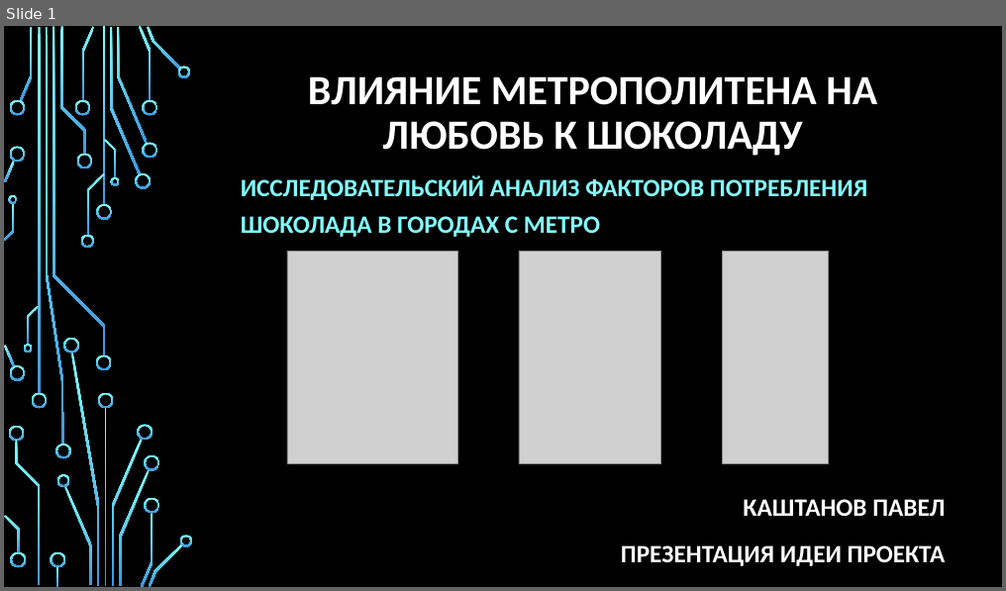
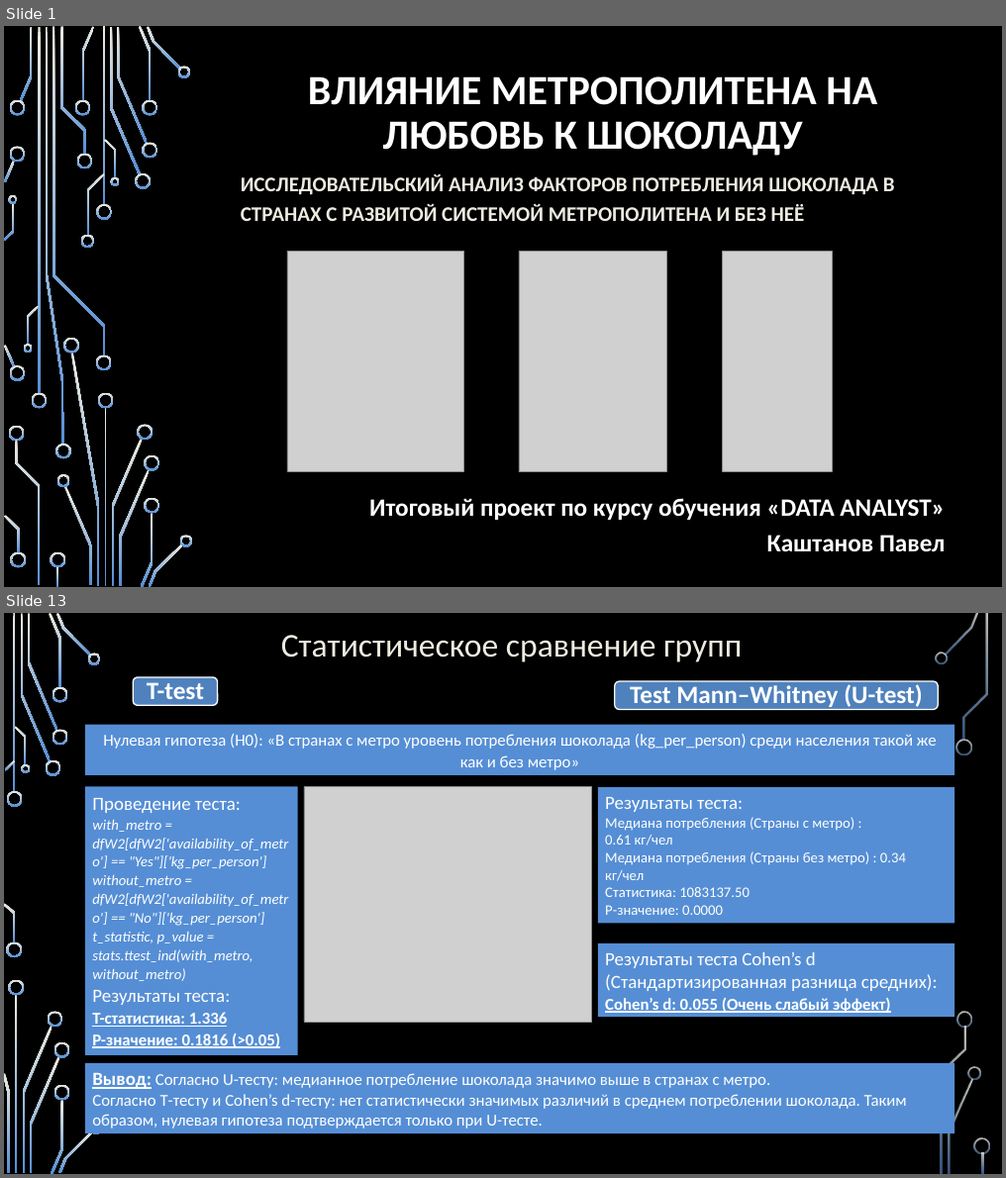
Before and after one commit to Paskored/Data-Analyst-Project_Kashtanov, a slide deck: Итоговая Презентация/Презентация 1.pptx. Shown one above the other, each under a label of ours: slide 1 before the commit, slides 1 and 13 after it; the slides between them are not shown. The pictures are 1006x591 and 1006x1178 pixels, drawn with LibreOffice and Linux fonts; fonts in the diff are those of the drawing; grey boxes stand for pictures; background and template pictures are left out. Boxes give left, top, right and bottom in pixels: in the first picture for what was removed or moved away, otherwise in the second. Text is boxed around its words. In the diff, an @@ line names an element or a change of style, - is before the commit and + after.

```diff
--- a/Итоговая Презентация/Презентация 1.pptx
+++ b/Итоговая Презентация/Презентация 1.pptx
@@ slide 13 added at [4, 613, 1002, 1174], background picture (left out) @@
@@ text added at [281, 635, 742, 663], 32 pt, text #EEECE1 @@
+Статистическое сравнение групп
@@ rounded rectangle added at [133, 677, 218, 706], fill #4F81BD, outline #FFFFFF 1.25 pt @@
@@ text added at [147, 682, 204, 705], 24 pt, text #FFFFFF, bold @@
+T-test
@@ rounded rectangle added at [615, 681, 939, 710], fill #4F81BD, outline #FFFFFF 1.25 pt @@
@@ text added at [630, 684, 922, 707], 24 pt, text #FFFFFF, bold @@
+Test Mann–Whitney (U-test)
@@ rectangle added at [85, 725, 954, 775], fill #558ED5, 16 pt, text #FFFFFF @@
+Нулевая гипотеза (H0): «В странах с метро уровень потребления шоколада (kg_per_person) среди населения такой же как и без метро»
@@ rectangle added at [85, 786, 297, 1056], fill #558ED5, 14 pt, text #FFFFFF, italic @@
+Проведение теста:
+with_metro = dfW2[dfW2['availability_of_metro'] == "Yes"]['kg_per_person']
+without_metro = dfW2[dfW2['availability_of_metro'] == "No"]['kg_per_person']
+t_statistic, p_value = stats.ttest_ind(with_metro, without_metro)
+Результаты теста:
+T-статистика: 1.336
+P-значение: 0.1816 (>0.05)
@@ picture added at [304, 786, 592, 1023] @@
@@ rectangle added at [598, 787, 954, 924], fill #558ED5, 14 pt, text #FFFFFF @@
+Результаты теста:
+Медиана потребления (Страны с метро) :
+0.61 кг/чел
+Медиана потребления (Страны без метро) : 0.34 кг/чел
+Статистика: 1083137.50
+Р-значение: 0.0000
@@ rectangle added at [598, 944, 954, 1017], fill #558ED5, 18 pt, text #FFFFFF @@
+Результаты теста Cohen’s d (Стандартизированная разница средних):
+Cohen’s d: 0.055 (Очень слабый эффект)
@@ rectangle added at [85, 1063, 954, 1134], fill #558ED5, 16 pt, text #FFFFFF @@
+Вывод: Согласно U-тесту: медианное потребление шоколада значимо выше в странах с метро.
+Согласно T-тесту и Cohen’s d-тесту: нет статистически значимых различий в среднем потреблении шоколада. Таким образом, нулевая гипотеза подтверждается только при U-тесте.
@@ group added at [4, 613, 990, 1174]: 33 freeform shapes, 3 rectangles @@
@@ slide 1 changed as well @@
@@ fill gradient #82FFFF to #3D97DE to gradient #EEECE1 to #558ED5 in 54 elements at [96, 204, 112, 220], [96, 356, 112, 372], [38, 27, 40, 393], [31, 393, 47, 408], [20, 27, 33, 101], [110, 28, 141, 174], [135, 174, 151, 189], [117, 27, 148, 144], [139, 26, 152, 101], [142, 142, 157, 158], [142, 100, 157, 116], [147, 27, 181, 70], [177, 66, 191, 77], [82, 27, 94, 101], [75, 100, 91, 116], [76, 154, 92, 169], [64, 486, 92, 586], [57, 474, 70, 487], [9, 100, 25, 116], [4, 345, 15, 367], [9, 366, 25, 381], [4, 161, 15, 183], [9, 147, 25, 163], [60, 27, 86, 154], [9, 426, 24, 442], [15, 440, 40, 585], [50, 553, 65, 568], [56, 568, 58, 587], [10, 553, 26, 568], [4, 516, 20, 554], [87, 174, 104, 236], [81, 235, 94, 249], [53, 27, 105, 356], [104, 139, 116, 178], [110, 177, 119, 186], [27, 306, 40, 345], [24, 344, 33, 353], [5, 203, 14, 240], [9, 195, 18, 204], [104, 408, 107, 586], [112, 439, 143, 586], [98, 393, 114, 408], [71, 353, 100, 586], [63, 338, 79, 353], [138, 424, 152, 440], [119, 470, 150, 586], [141, 513, 152, 587], [144, 456, 159, 472], [144, 497, 159, 513], [149, 544, 183, 587], [180, 535, 193, 547], [46, 27, 64, 445], [55, 444, 70, 459], [103, 27, 105, 205] @@
@@ subtitle at [241, 174, 895, 221]: text changed; size 24 to 20 pt; text colour #82FFFF to #EEECE1 @@
-ИССЛЕДОВАТЕЛЬСКИЙ АНАЛИЗ ФАКТОРОВ ПОТРЕБЛЕНИЯ ШОКОЛАДА В ГОРОДАХ С МЕТРО
+ИССЛЕДОВАТЕЛЬСКИЙ АНАЛИЗ ФАКТОРОВ ПОТРЕБЛЕНИЯ ШОКОЛАДА В СТРАНАХ С РАЗВИТОЙ СИСТЕМОЙ МЕТРОПОЛИТЕНА И БЕЗ НЕЁ
@@ picture: place and size @@
-picture at [287, 252, 457, 465]
+picture at [287, 252, 463, 472]
@@ picture: place and size @@
-picture at [519, 252, 661, 465]
+picture at [519, 252, 666, 472]
@@ picture: place and size @@
-picture at [722, 252, 829, 465]
+picture at [722, 252, 832, 472]
@@ text at [369, 498, 944, 553]: text changed @@
-КАШТАНОВ ПАВЕЛ
-ПРЕЗЕНТАЦИЯ ИДЕИ ПРОЕКТА
+Итоговый проект по курсу обучения «DATA ANALYST»
+Каштанов Павел
```
Also in this commit, not shown: 2 other slides changed, 19 other slides added, 2 slides removed, 2 other files.
